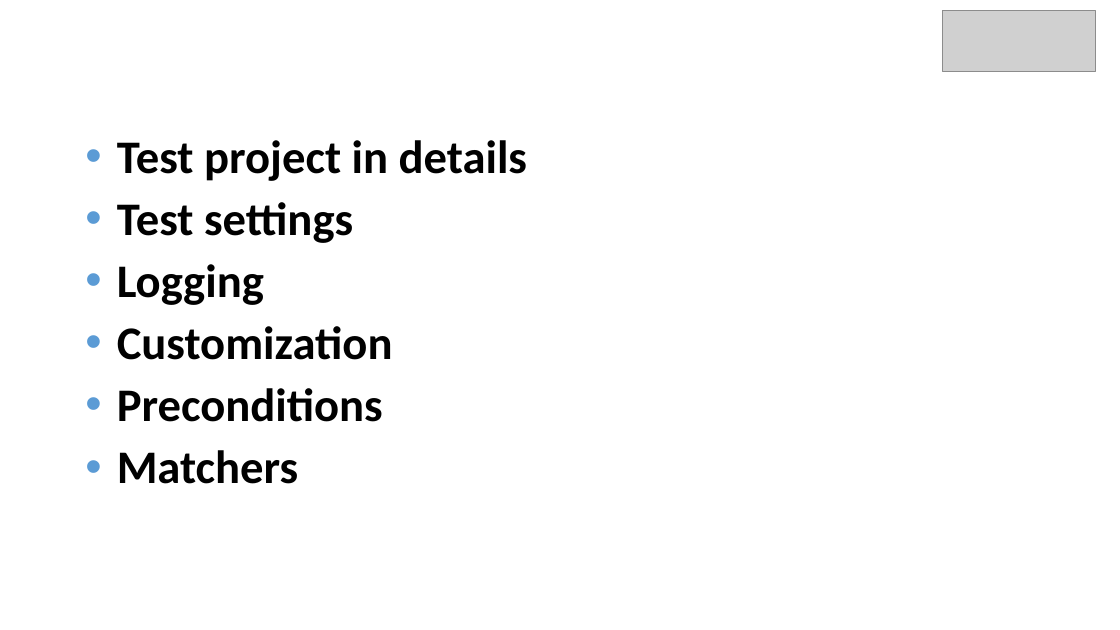
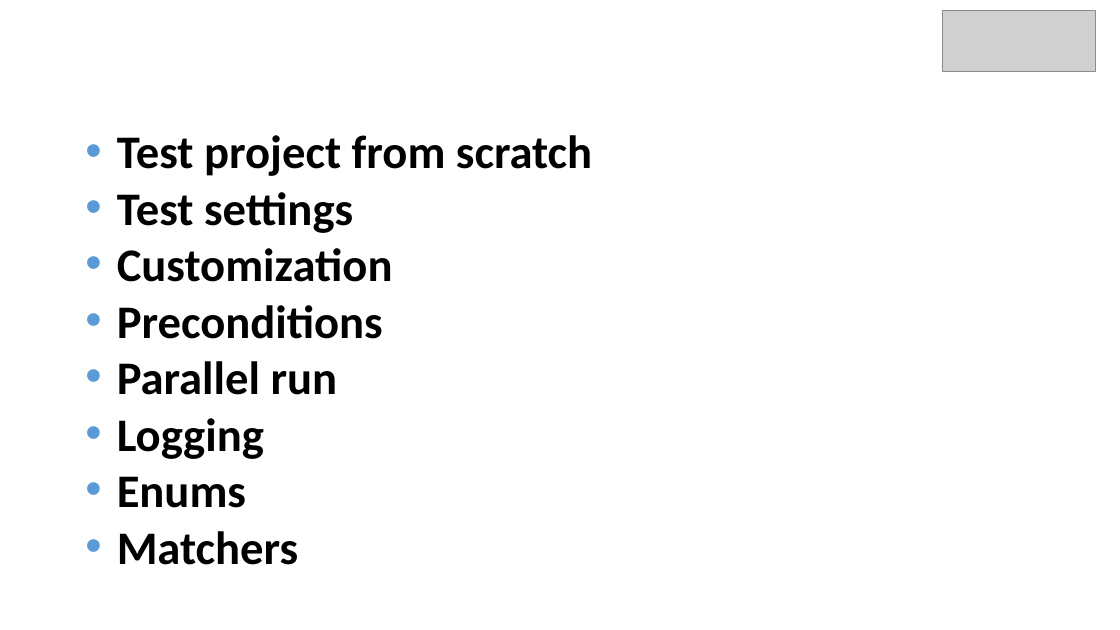
Before and after one commit to epam/JDI, a slide deck: slide 3 of 8 JDI Settings.pptx. Drawn at 1120x630 pixels with LibreOffice and Linux fonts; fonts in the diff are those of the drawing; grey boxes stand for pictures; background and template pictures are left out. Boxes give left, top, right and bottom in pixels: in the first picture for what was removed or moved away, otherwise in the second. Text is boxed around its words. In the diff, an @@ line names an element or a change of style, - is before the commit and + after.

```diff
--- a/8 JDI Settings.pptx
+++ b/8 JDI Settings.pptx
@@ text at [117,135,592,176]: text changed @@
-• Test project in details
+• Test project from scratch
@@ text at [117,192,393,565]: line spacing 0.9 to 0.8 @@
@@ text at [117,264,264,305]: paragraph removed @@
-• Logging
@@ text at [117,361,338,508]: paragraphs added @@
+• Parallel run
+• Logging
+• Enums
```
Also in this commit, not shown: 11 other slides changed, 13 slides added, 5 slides removed.
